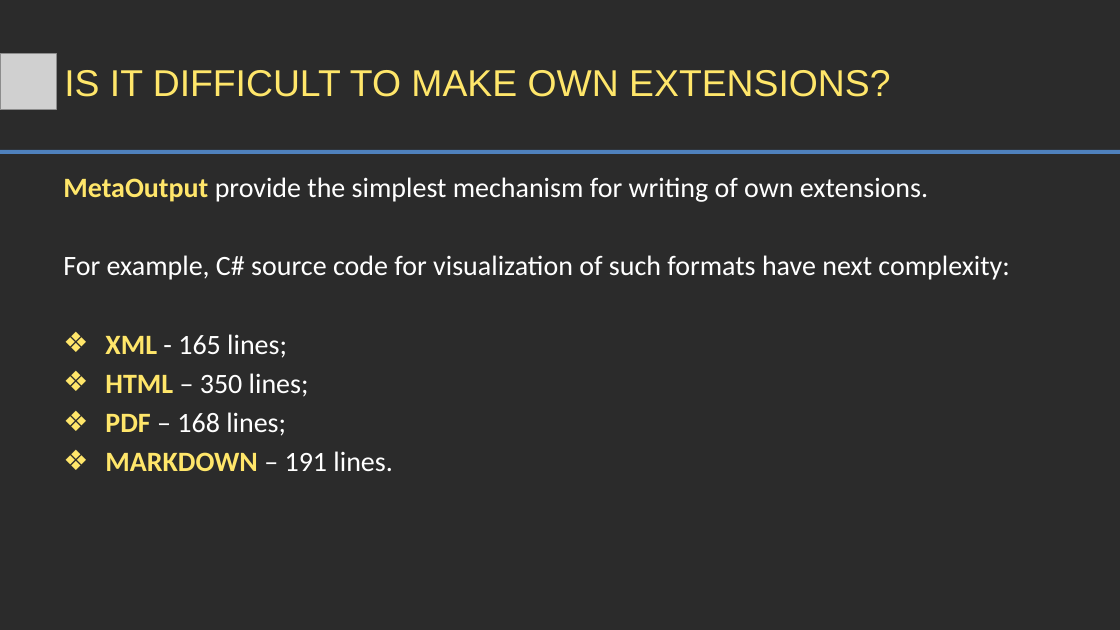
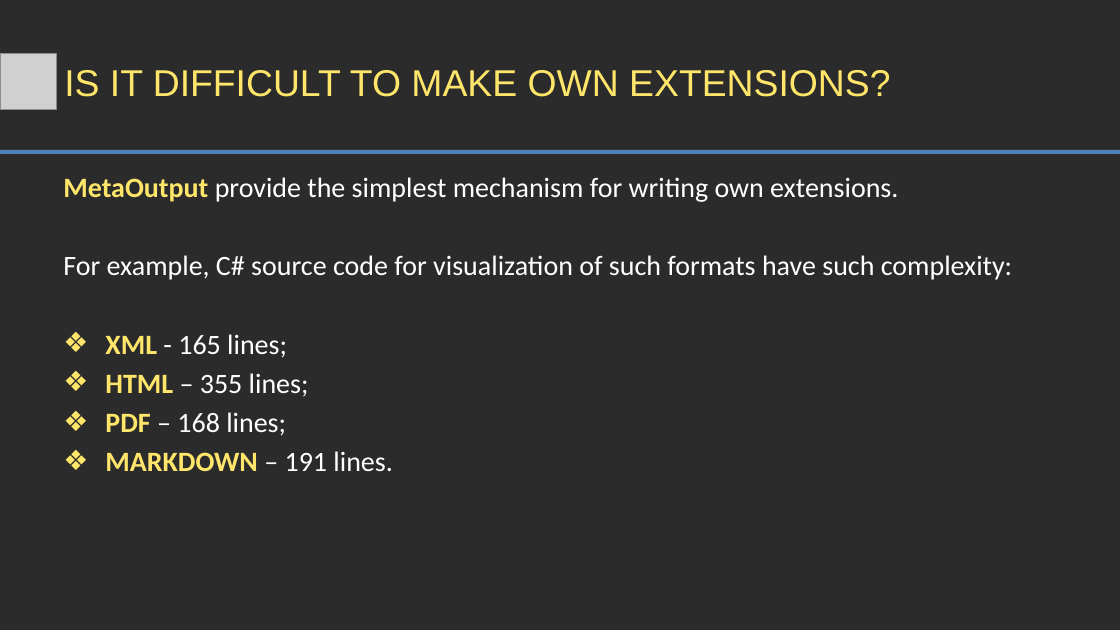
Before and after one commit to viacheslav-lozinskyi/MetaOutput, a slide deck: slide 4 of resource/document/MetaOutput - Samples.pptx. Drawn at 1120x630 pixels with LibreOffice and Linux fonts; fonts in the diff are those of the drawing; grey boxes stand for pictures; background and template pictures are left out; a plain dark background stands for a picture behind light text. Boxes give left, top, right and bottom in pixels: in the first picture for what was removed or moved away, otherwise in the second. Text is boxed around its words. In the diff, an @@ line names an element or a change of style, - is before the commit and + after.

Commit message:
- Presentations are updated

```diff
--- a/resource/document/MetaOutput - Samples.pptx
+++ b/resource/document/MetaOutput - Samples.pptx
@@ text at (63,177,1012,280): text changed @@
-MetaOutput provide the simplest mechanism for writing of own extensions.
-For example, C# source code for visualization of such formats have next complexity:
+MetaOutput provide the simplest mechanism for writing own extensions.
+For example, C# source code for visualization of such formats have such complexity:
@@ text at (105,373,309,397): text changed @@
-❖ HTML – 350 lines;
+❖ HTML – 355 lines;
```
Also in this commit, not shown: 1 other slide changed, 1 other file.
